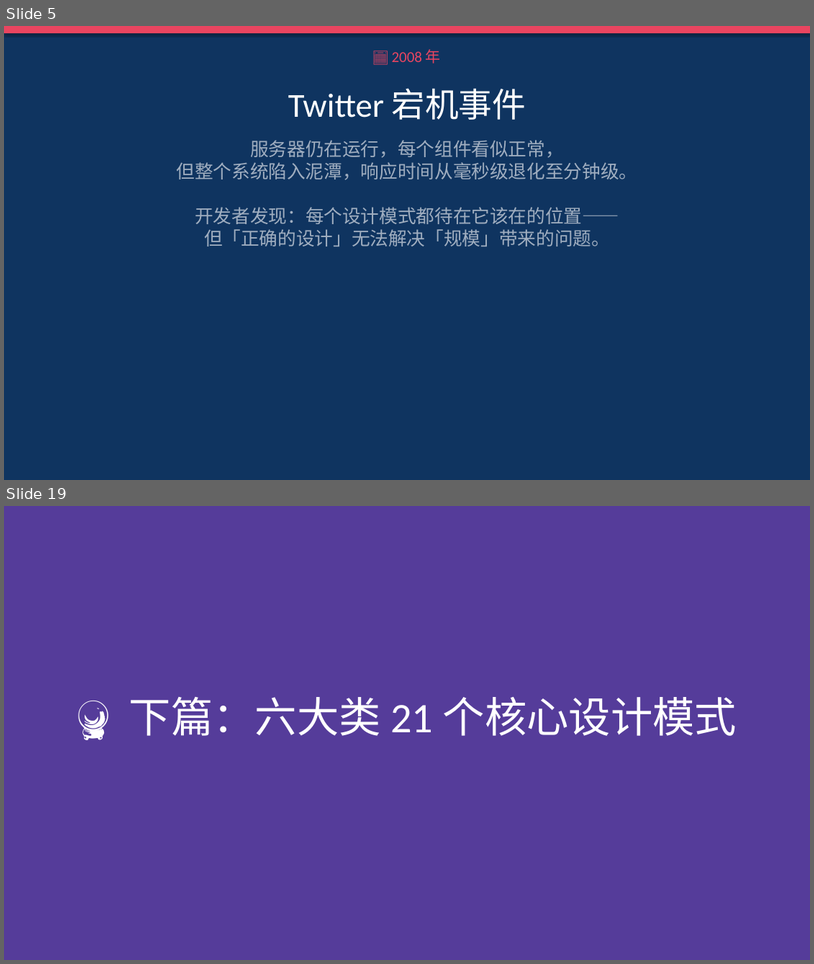
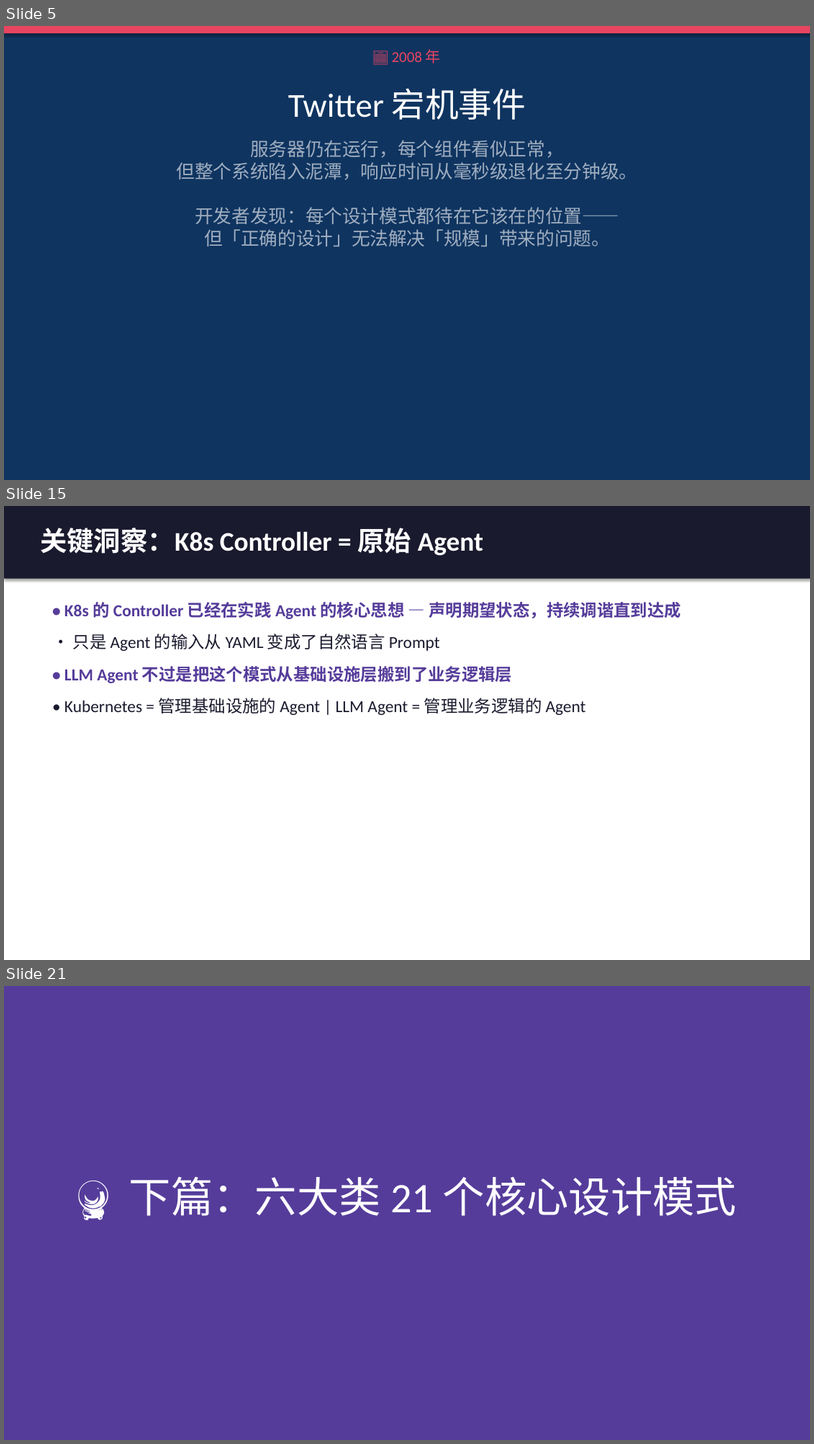
Before and after one commit to tanteng/blog, a slide deck: static/reports/agent-design-patterns-book-intro.pptx. Shown one above the other, each under a label of ours: slides 5 and 19 before the commit, slides 5, 15 and 21 after it; the slides between them are not shown. The pictures are 814x964 and 814x1444 pixels, drawn with LibreOffice and Linux fonts; fonts in the diff are those of the drawing. Boxes give left, top, right and bottom in pixels: in the first picture for what was removed or moved away, otherwise in the second. Text is boxed around its words. In the diff, an @@ line names an element or a change of style, - is before the commit and + after.

```diff
--- a/static/reports/agent-design-patterns-book-intro.pptx
+++ b/static/reports/agent-design-patterns-book-intro.pptx
@@ slide 15 added at [4,506,810,960], background #FFFFFF @@
@@ rectangle added at [4,506,810,960], fill #FFFFFF @@
@@ rectangle added at [4,506,810,579], fill #1A1A2E @@
@@ text added at [40,528,484,556], 32 pt, text #FFFFFF, bold @@
+关键洞察：K8s Controller = 原始 Agent
@@ text added at [64,602,682,715], 20 pt, text #553C9A, bold @@
+• K8s 的 Controller 已经在实践 Agent 的核心思想 — 声明期望状态，持续调谐直到达成
+• 只是 Agent 的输入从 YAML 变成了自然语言 Prompt
+• LLM Agent 不过是把这个模式从基础设施层搬到了业务逻辑层
+• Kubernetes = 管理基础设施的 Agent | LLM Agent = 管理业务逻辑的 Agent
@@ what was slide 19 is now slide 21 @@
```
Also in this commit, not shown: 19 slides changed, 5 other slides added, 4 slides removed.
